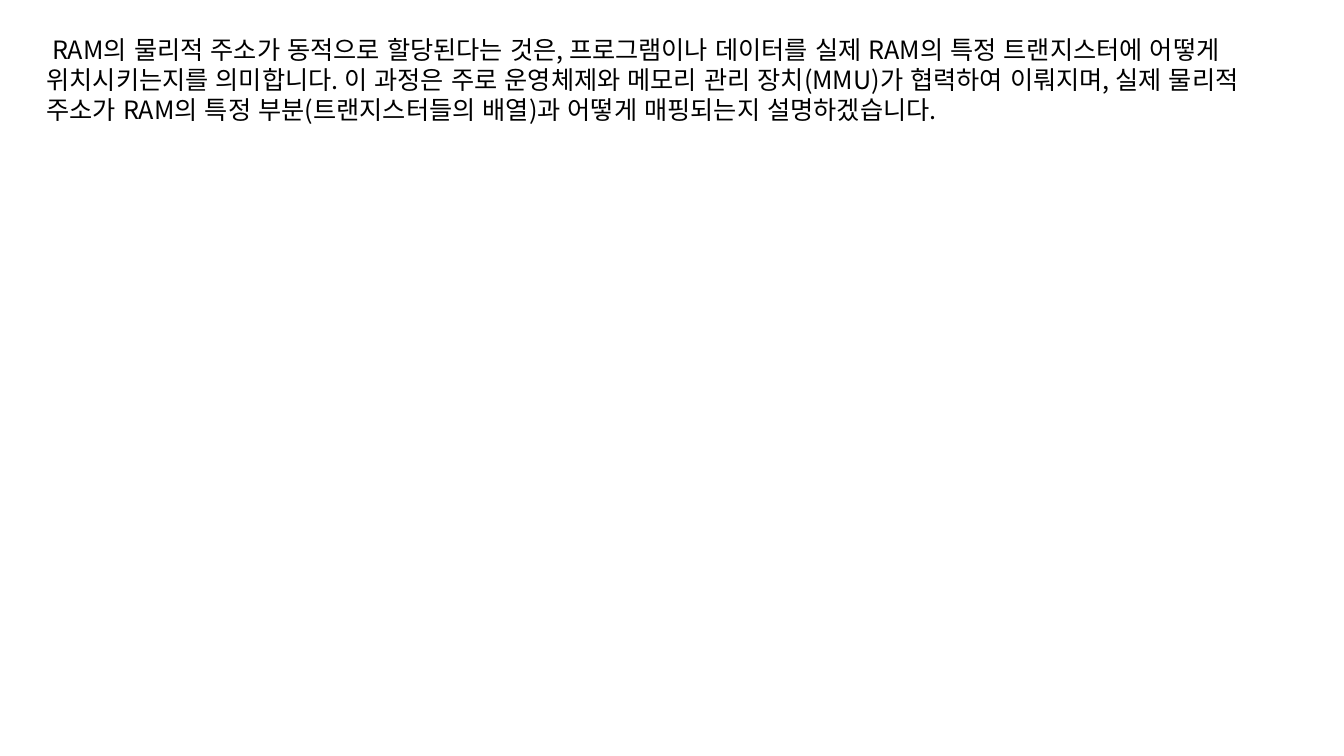
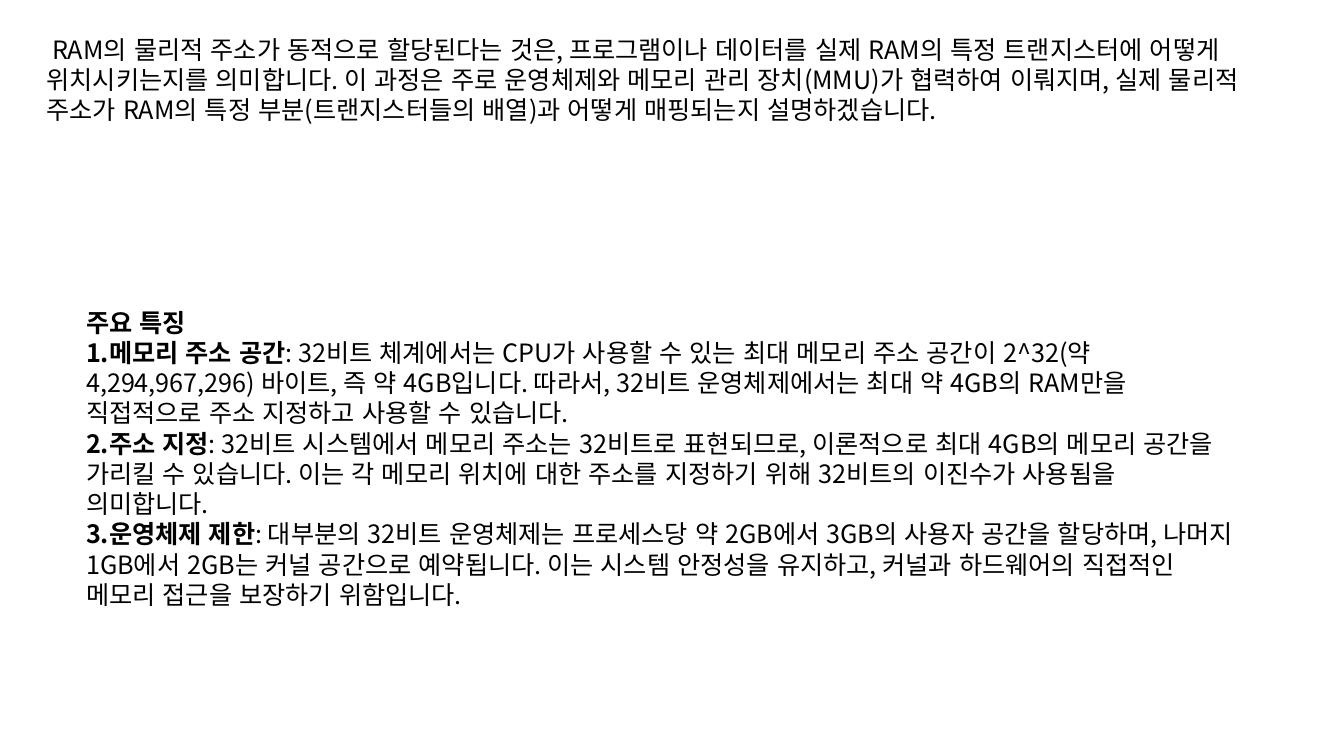
Before and after one commit to taehyuklee/C-CppStudy, a slide deck: slide 7 of CSwithC/CS-explanation.pptx (slide 5 before the commit). Drawn at 1344x756 pixels with LibreOffice and Linux fonts; fonts in the diff are those of the drawing. Boxes give left, top, right and bottom in pixels: in the first picture for what was removed or moved away, otherwise in the second. Text is boxed around its words. In the diff, an @@ line names an element or a change of style, - is before the commit and + after.

Commit message:
Commit) 메모리개념

```diff
--- a/CSwithC/CS-explanation.pptx
+++ b/CSwithC/CS-explanation.pptx
@@ text added at bbox=[86, 311, 1233, 606], 18 pt, text #000000 @@
+주요 특징
+1. 메모리 주소 공간: 32비트 체계에서는 CPU가 사용할 수 있는 최대 메모리 주소 공간이 2^32(약 4,294,967,296) 바이트, 즉 약 4GB입니다. 따라서, 32비트 운영체제에서는 최대 약 4GB의 RAM만을 직접적으로 주소 지정하고 사용할 수 있습니다.
+2. 주소 지정: 32비트 시스템에서 메모리 주소는 32비트로 표현되므로, 이론적으로 최대 4GB의 메모리 공간을 가리킬 수 있습니다. 이는 각 메모리 위치에 대한 주소를 지정하기 위해 32비트의 이진수가 사용됨을 의미합니다.
+3. 운영체제 제한: 대부분의 32비트 운영체제는 프로세스당 약 2GB에서 3GB의 사용자 공간을 할당하며, 나머지 1GB에서 2GB는 커널 공간으로 예약됩니다. 이는 시스템 안정성을 유지하고, 커널과 하드웨어의 직접적인 메모리 접근을 보장하기 위함입니다.
```
Also in this commit, not shown: 1 other slide changed, 2 slides added.
